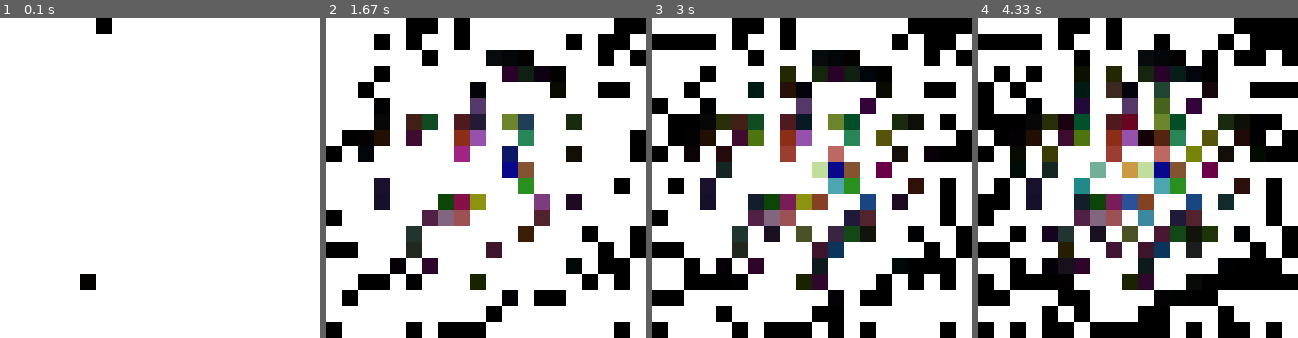
Above: before the commit, frames 1-4 (left to right).
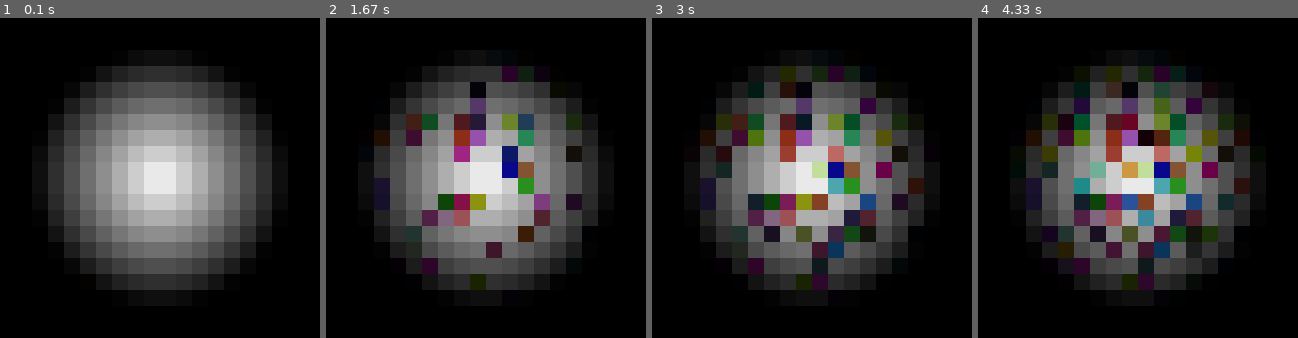
Above: after the commit, the same moments.

Repository: crazedmonkey231/pygame_framework
Game: pygame game, started from main.py
Two runs of this game, one before a commit and one after it. Both use one fixed random seed, a clock stepped at 60 frames per second and the inputs below.
Inputs:
- Up to frame 1 (0.1 s): no input
- Up to frame 2 (1.67 s): no input
- Up to frame 3 (3 s): no input
- Up to frame 4 (4.33 s): tap Enter at 3.33, 3.67, 4 s

The runs differ from the first frame. In frame 1, 98% of the frame differs, in the area x 0-100%, y 0-100%; in frame 2, 74%; in frame 3, 62%; in frame 4, 51%.

Commit message:
separated light and disco grid comps

Diff:
--- a/config.py
+++ b/config.py
@@ -16,7 +16,7 @@
 from game_object_components import HealthComponent, MovementComponent, CountDownComponent
 from level import Level
 from component import LevelComponent
-from level_components import GridLevelComponent, DiscoGridLevelComponent
+from level_components import GridLevelComponent, DiscoGridLevelComponent, LightGridLevelComponent
 
 
 pygame.init()
--- a/level_components.py
+++ b/level_components.py
@@ -1,5 +1,3 @@
-from pygame.sprite import Group
-
 from config import *
 
 
@@ -57,7 +55,18 @@
         grid_slot = self.grid_slots[random_index]
         grid_slot.background_color = new_background_color
 
-        dist_to_center = clamp_value(255 - (255 - grid_slot.distance_to_position(self.game.screen_center) * 2), 0, 255)
 
-        new_overlay_color = (0, 0, 0, dist_to_center)
-        grid_slot.overlay_color = new_overlay_color
+class LightGridLevelComponent(GridLevelComponent):
+    def __init__(self, parent):
+        super().__init__(parent)
+
+    def _grid_update(self):
+        super()._grid_update()
+        new_background_color = (0, 0, 0, 0)
+        for grid_slot in self.grid_slots:
+            grid_slot.background_color = new_background_color
+
+            dist_to_center = clamp_value(255 - (255 - grid_slot.distance_to_position(self.game.screen_center) * 2),
+                                         0, 255)
+            new_overlay_color = (0, 0, 0, dist_to_center)
+            grid_slot.overlay_color = new_overlay_color
--- a/main.py
+++ b/main.py
@@ -3,6 +3,7 @@
 # Configuration
 level: Level = Level(game)
 level.add_level_component(DiscoGridLevelComponent)
+level.add_level_component(LightGridLevelComponent)
 game.load_level(level)
 
 # Initialize game
